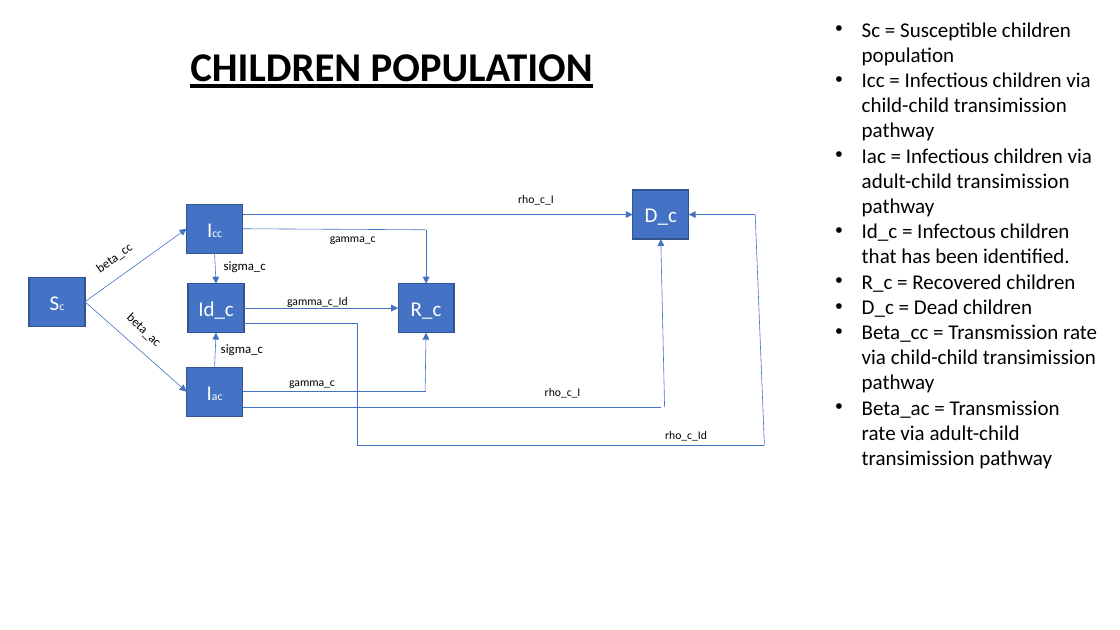
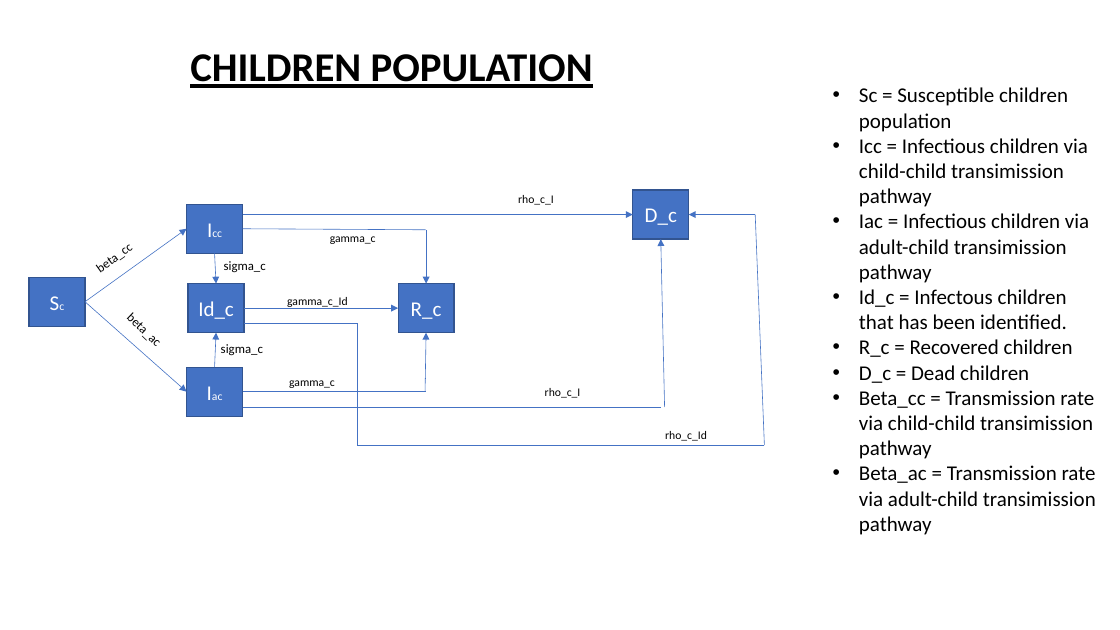
Before and after one commit to Shakira25/DRC_Mpox_Modelling, a slide deck: slide 2 of Model transitions.pptx. Drawn at 1120x630 pixels with LibreOffice and Linux fonts; fonts in the diff are those of the drawing. Boxes give left, top, right and bottom in pixels: in the first picture for what was removed or moved away, otherwise in the second. Text is boxed around its words. In the diff, an @@ line names an element or a change of style, - is before the commit and + after.

```diff
--- a/Model transitions.pptx
+++ b/Model transitions.pptx
@@ text "Sc = Susceptible children population": place and size @@
-text "Sc = Susceptible children population" at bbox=[862, 22, 1097, 469]
+text "Sc = Susceptible children population" at bbox=[859, 87, 1096, 535]
```
Also in this commit, not shown: 1 other slide changed.
